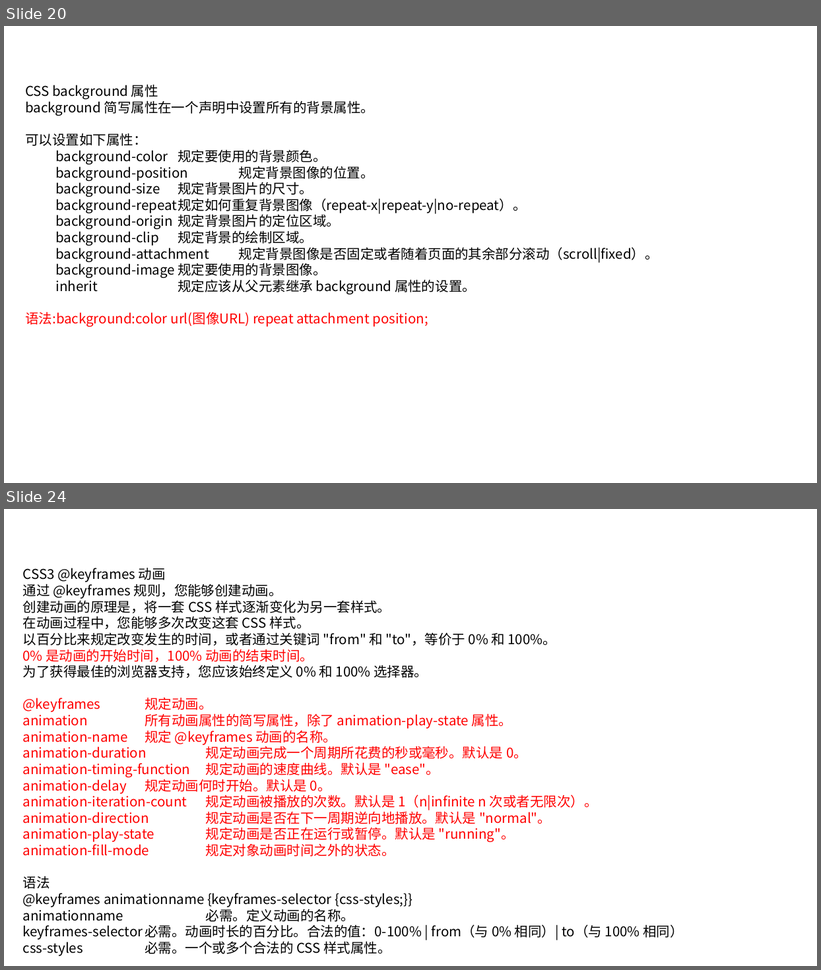
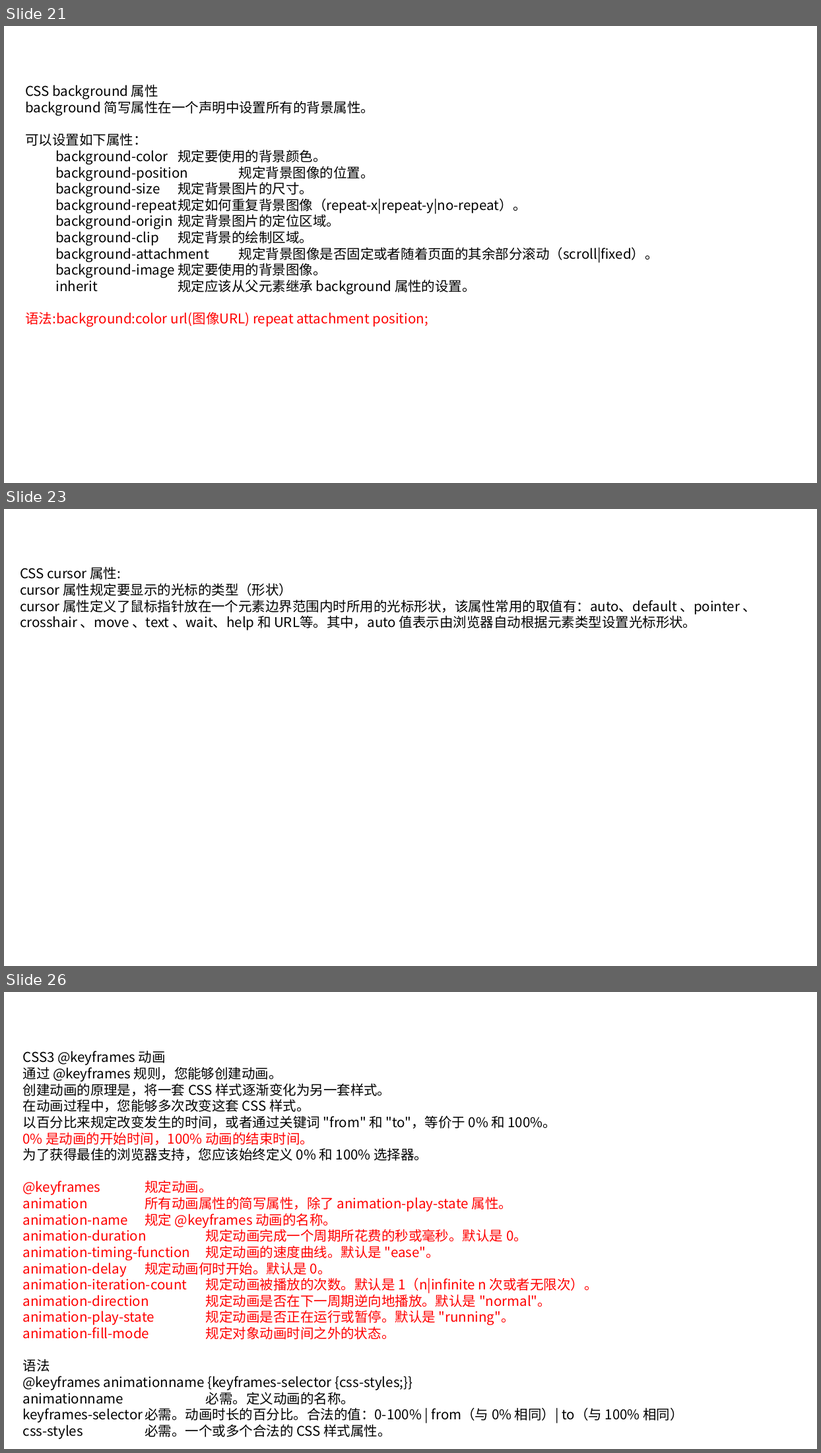
Before and after one commit to linkknown/PPT, a slide deck: 前端PPT/css 简介.pptx. Shown one above the other, each under a label of ours: slides 20 and 24 before the commit, slides 21, 23 and 26 after it; the slides between them are not shown. The pictures are 821x970 and 821x1453 pixels, drawn with LibreOffice and Linux fonts; fonts in the diff are those of the drawing; background and template pictures are left out. Boxes give left, top, right and bottom in pixels: in the first picture for what was removed or moved away, otherwise in the second. Text is boxed around its words. In the diff, an @@ line names an element or a change of style, - is before the commit and + after.

```diff
--- a/前端PPT/css 简介.pptx
+++ b/前端PPT/css 简介.pptx
@@ slide 23 added at [4,509,817,966], background picture (left out) @@
@@ text added at [20,566,757,630], 16 pt, text #000000 @@
+CSS cursor 属性:
+cursor 属性规定要显示的光标的类型（形状）
+cursor 属性定义了鼠标指针放在一个元素边界范围内时所用的光标形状，该属性常用的取值有：auto、default 、pointer 、crosshair 、move 、text 、wait、help 和 URL等。其中，auto 值表示由浏览器自动根据元素类型设置光标形状。
@@ what was slide 20 is now slide 21 @@
@@ what was slide 24 is now slide 26 @@
```
Also in this commit, not shown: 8 slides changed, 2 other slides added, 2 other files.
